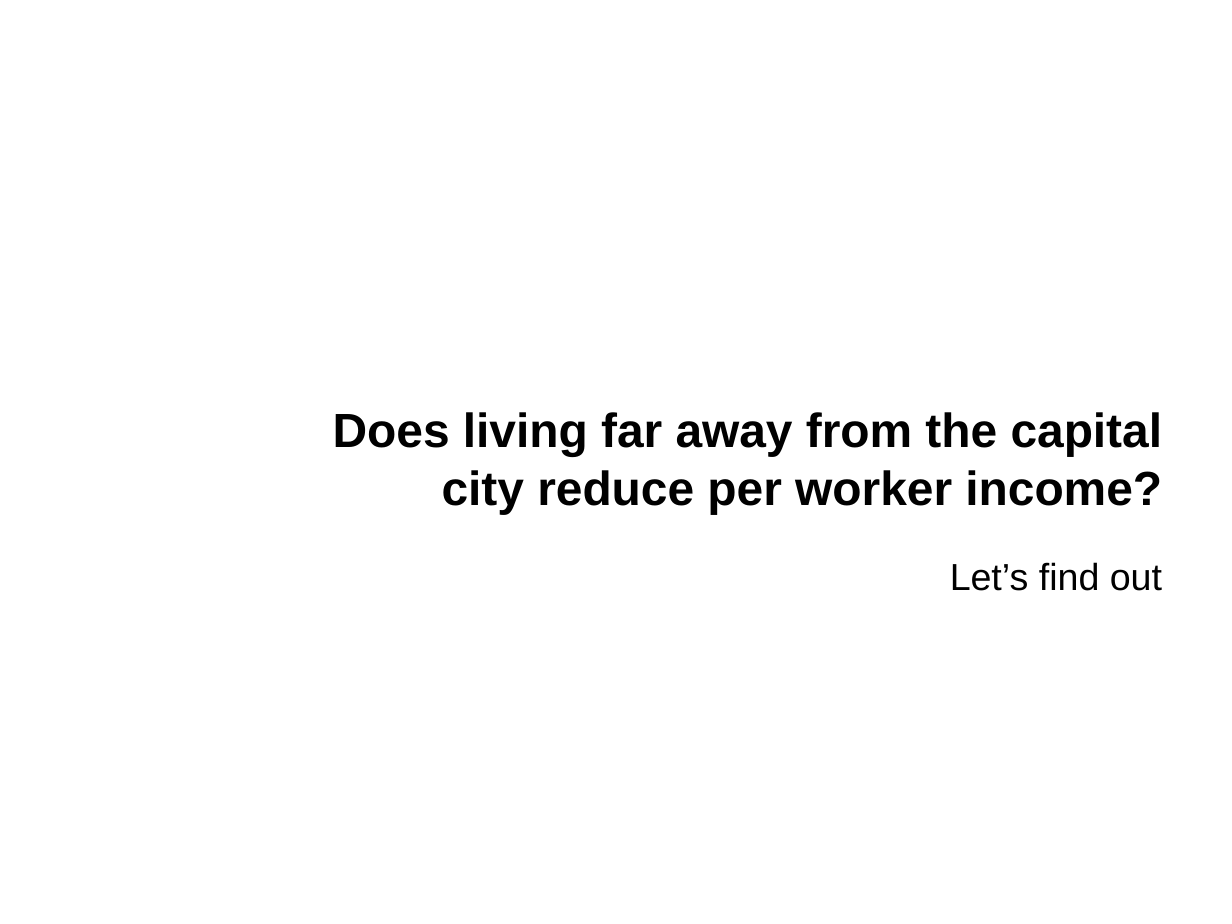
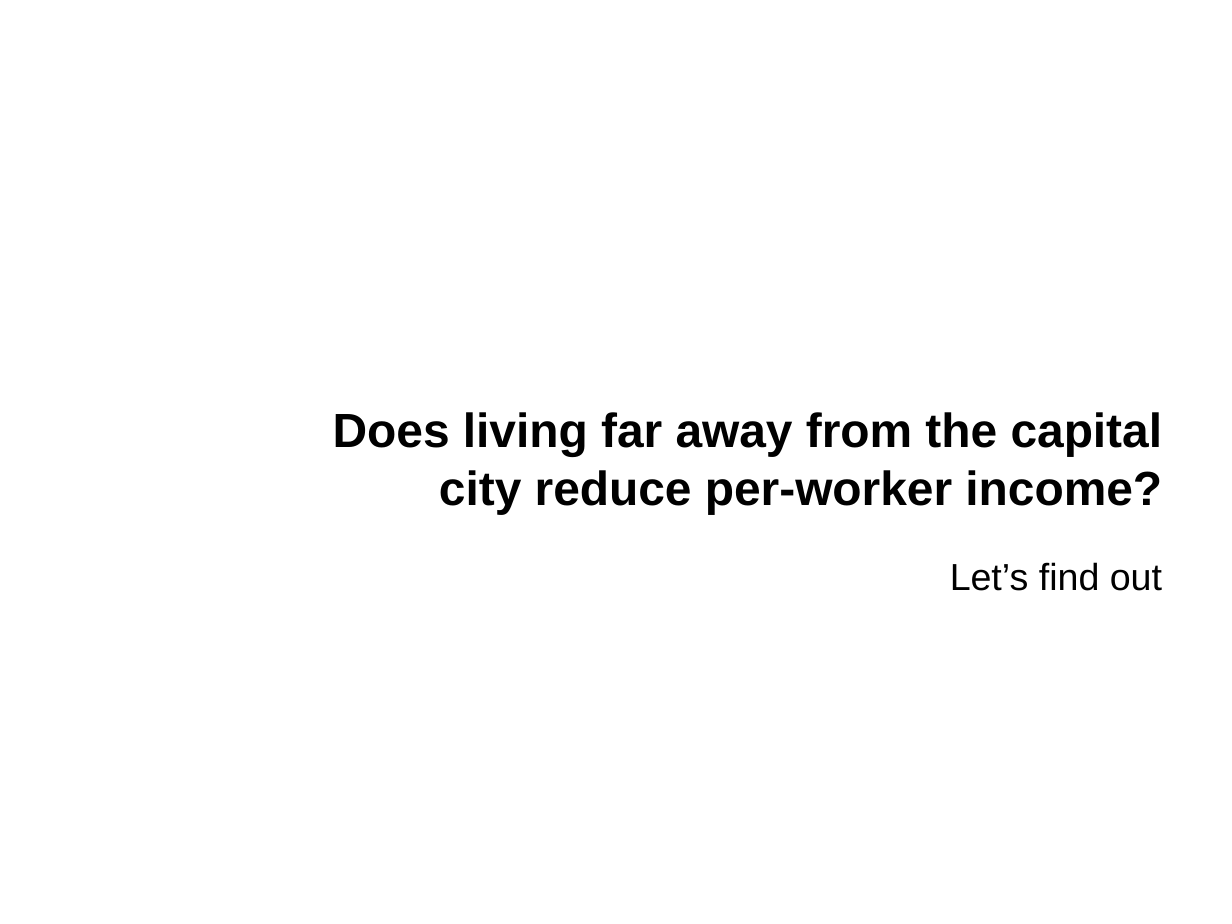
Before and after one commit to wfmackey/dataclass, a slide deck: slide 1 of intern_data_class1806/1_data_class_presentation.pptx. Drawn at 1232x924 pixels with LibreOffice and Linux fonts; fonts in the diff are those of the drawing; background and template pictures are left out. Boxes give left, top, right and bottom in pixels: in the first picture for what was removed or moved away, otherwise in the second. Text is boxed around its words. In the diff, an @@ line names an element or a change of style, - is before the commit and + after.

```diff
--- a/intern_data_class1806/1_data_class_presentation.pptx
+++ b/intern_data_class1806/1_data_class_presentation.pptx
@@ title at (333,412,1163,514): text changed @@
-Does living far away from the capital city reduce per worker income?
+Does living far away from the capital city reduce per-worker income?
```
Also in this commit, not shown: 11 other slides changed, 7 other files.
